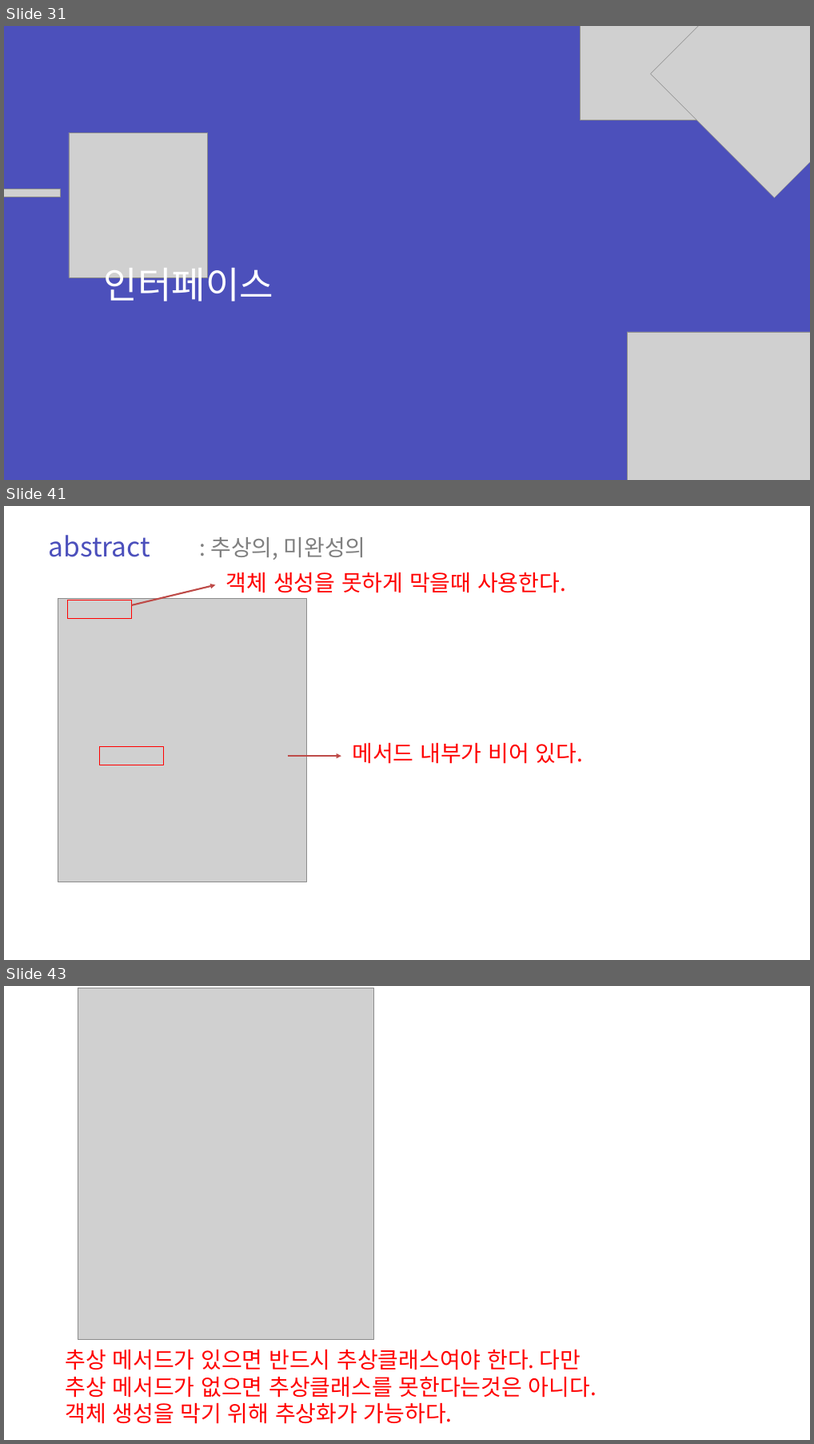
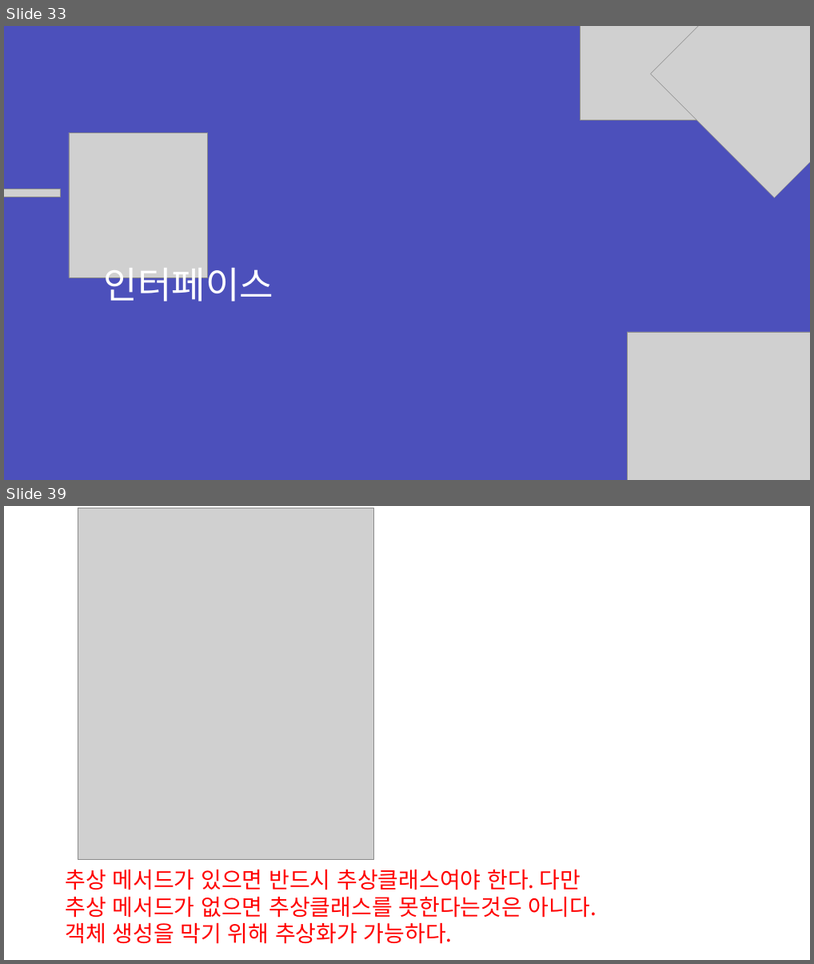
Before and after one commit to zest132/JavaLecture, a slide deck: JavaLecture/LectureFile/java 11강 인터페이스와다형성.pptx. Shown one above the other, each under a label of ours: slides 31, 41 and 43 before the commit, slides 33 and 39 after it; the slides between them are not shown. The pictures are 814x1444 and 814x964 pixels, drawn with LibreOffice and Linux fonts; fonts in the diff are those of the drawing; grey boxes stand for pictures. Boxes give left, top, right and bottom in pixels: in the first picture for what was removed or moved away, otherwise in the second. Text is boxed around its words. In the diff, an @@ line names an element or a change of style, - is before the commit and + after.

```diff
--- a/JavaLecture/LectureFile/java 11강 인터페이스와다형성.pptx
+++ b/JavaLecture/LectureFile/java 11강 인터페이스와다형성.pptx
@@ slide 41 removed at bbox=[4, 506, 810, 960], background #FFFFFF @@
@@ text removed at bbox=[48, 535, 150, 557] @@
-abstract
@@ text removed at bbox=[210, 537, 366, 560] @@
-: 추상의, 미완성의
@@ text removed at bbox=[226, 572, 566, 593] @@
-객체 생성을 못하게 막을때 사용한다.
@@ picture removed at bbox=[58, 598, 306, 881] @@
@@ rectangle removed at bbox=[68, 600, 131, 619] @@
@@ arrow removed from (132, 605) to (216, 585) @@
@@ text removed at bbox=[352, 743, 583, 764] @@
-메서드 내부가 비어 있다.
@@ rectangle removed at bbox=[100, 746, 164, 765] @@
@@ arrow removed from (288, 756) to (342, 756) @@
@@ what was slide 31 is now slide 33 @@
@@ what was slide 43 is now slide 39 @@
```
Also in this commit, not shown: 3 slides changed, 8 slides added, 12 other slides removed, 13 other files.
